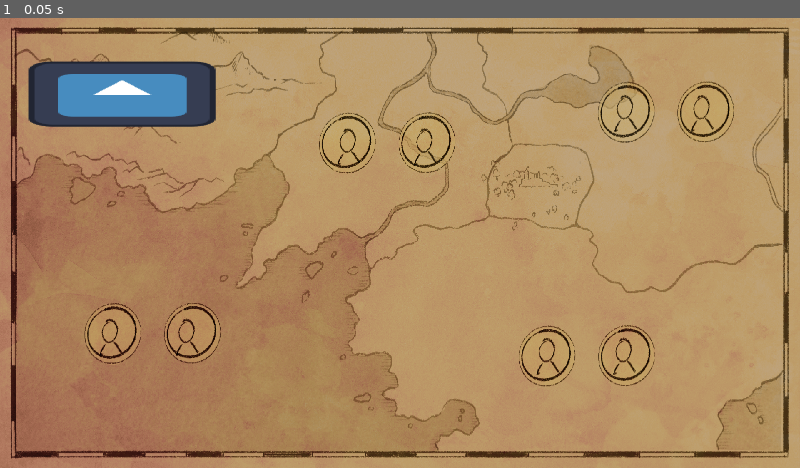
Above: before the commit, frame 1.
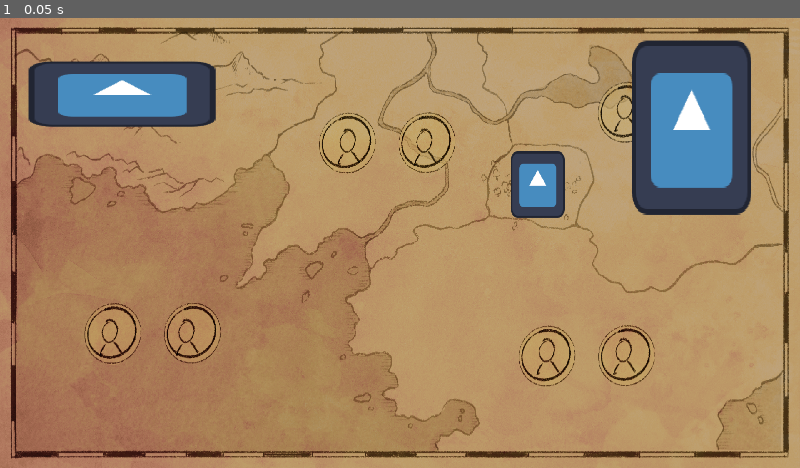
Above: after the commit, the same moment.

Repository: BrownRISDGameDevelopers/suitors-proposal
Game: Godot game, scene res://scenes/Map.tscn
Two runs of this game, one before a commit and one after it. Both use one fixed random seed, a clock stepped at 60 frames per second and the inputs below. This scene is started directly instead of the project's main scene. The engine's default icon, where the game draws it, is replaced by a stand-in: a white triangle on a blue panel in a dark square.
Inputs:
- Up to frame 1 (0.05 s): no input

The runs differ from the first frame. In frame 1, 6.7% of the frame differs, in the area x 63-94%, y 4-45%.

Commit message:
finishing mouse over map

Diff:
--- a/scenes/Map.tscn
+++ b/scenes/Map.tscn
@@ -6,8 +6,6 @@
 [ext_resource type="Resource" uid="uid://c2yol8dyhwt2t" path="res://resources/kingdoms/ForestKingdom.tres" id="4_tm3qm"]
 [ext_resource type="PackedScene" uid="uid://bkrvpxjak31id" path="res://scenes/Popup.tscn" id="5_yyirk"]
 [ext_resource type="Resource" uid="uid://cqga80ifaxij1" path="res://resources/kingdoms/CloudKingdom.tres" id="6_46d0c"]
-[ext_resource type="Resource" uid="uid://bahrmb7eqtk0t" path="res://resources/kingdoms/UndeadKingdom.tres" id="8_46d0c"]
-[ext_resource type="Resource" uid="uid://bc5qvfo24wa4t" path="res://resources/kingdoms/MountainKingdom.tres" id="8_d46yu"]
 [ext_resource type="Resource" uid="uid://b6h0r0aa3q2d3" path="res://resources/kingdoms/UnderwaterKingdom.tres" id="9_hit12"]
 [ext_resource type="Resource" uid="uid://1p3op32gjikr" path="res://resources/kingdoms/OurKingdom.tres" id="10_sdw7q"]
 
@@ -25,7 +23,7 @@
 grow_vertical = 2
 texture = ExtResource("1_5hauk")
 
-[node name="Country1" type="TextureRect" parent="." node_paths=PackedStringArray("popup")]
+[node name="Country1" type="TextureRect" parent="."]
 layout_mode = 0
 offset_left = 69.0
 offset_top = 105.0
@@ -34,9 +32,31 @@
 scale = Vector2(1.01003, 1)
 texture = ExtResource("2_lajc7")
 script = ExtResource("3_xkm8s")
-popup = NodePath("../CanvasLayer")
+kingdom = ExtResource("4_tm3qm")
 
-[node name="CanvasLayer" parent="." instance=ExtResource("5_yyirk")]
+[node name="Country2" type="TextureRect" parent="."]
+layout_mode = 0
+offset_left = 1226.0
+offset_top = 320.0
+offset_right = 1354.0
+offset_bottom = 479.0
+scale = Vector2(1.01003, 1)
+texture = ExtResource("2_lajc7")
+script = ExtResource("3_xkm8s")
+kingdom = ExtResource("10_sdw7q")
+
+[node name="Country3" type="TextureRect" parent="."]
+layout_mode = 0
+offset_left = 1517.0
+offset_top = 54.0
+offset_right = 1800.0
+offset_bottom = 472.0
+scale = Vector2(1.01003, 1)
+texture = ExtResource("2_lajc7")
+script = ExtResource("3_xkm8s")
+kingdom = ExtResource("9_hit12")
+
+[node name="Popup" parent="." instance=ExtResource("5_yyirk")]
 layout_mode = 1
 anchors_preset = 0
 anchor_left = 0.0
@@ -51,80 +71,11 @@
 grow_vertical = 1
 kingdom = ExtResource("6_46d0c")
 
-[node name="CanvasLayer2" parent="." instance=ExtResource("5_yyirk")]
-layout_mode = 1
-anchors_preset = 0
-anchor_left = 0.0
-anchor_top = 0.0
-anchor_right = 0.0
-anchor_bottom = 0.0
-offset_left = 0.0
-offset_top = 0.0
-offset_right = 292.0
-offset_bottom = 158.0
-grow_horizontal = 1
-grow_vertical = 1
-kingdom = ExtResource("4_tm3qm")
-
-[node name="CanvasLayer3" parent="." instance=ExtResource("5_yyirk")]
-layout_mode = 1
-anchors_preset = 0
-anchor_left = 0.0
-anchor_top = 0.0
-anchor_right = 0.0
-anchor_bottom = 0.0
-offset_left = 0.0
-offset_top = 0.0
-offset_right = 292.0
-offset_bottom = 158.0
-grow_horizontal = 1
-grow_vertical = 1
-kingdom = ExtResource("8_d46yu")
-
-[node name="CanvasLayer4" parent="." instance=ExtResource("5_yyirk")]
-layout_mode = 1
-anchors_preset = 0
-anchor_left = 0.0
-anchor_top = 0.0
-anchor_right = 0.0
-anchor_bottom = 0.0
-offset_left = 0.0
-offset_top = 0.0
-offset_right = 292.0
-offset_bottom = 158.0
-grow_horizontal = 1
-grow_vertical = 1
-kingdom = ExtResource("8_46d0c")
-
-[node name="CanvasLayer5" parent="." instance=ExtResource("5_yyirk")]
-layout_mode = 1
-anchors_preset = 0
-anchor_left = 0.0
-anchor_top = 0.0
-anchor_right = 0.0
-anchor_bottom = 0.0
-offset_left = 0.0
-offset_top = 0.0
-offset_right = 292.0
-offset_bottom = 158.0
-grow_horizontal = 1
-grow_vertical = 1
-kingdom = ExtResource("9_hit12")
-
-[node name="CanvasLayer6" parent="." instance=ExtResource("5_yyirk")]
-layout_mode = 1
-anchors_preset = 0
-anchor_left = 0.0
-anchor_top = 0.0
-anchor_right = 0.0
-anchor_bottom = 0.0
-offset_left = 0.0
-offset_top = 0.0
-offset_right = 292.0
-offset_bottom = 158.0
-grow_horizontal = 1
-grow_vertical = 1
-kingdom = ExtResource("10_sdw7q")
-
 [connection signal="mouse_entered" from="Country1" to="Country1" method="_on_mouse_entered"]
 [connection signal="mouse_exited" from="Country1" to="Country1" method="_on_mouse_exited"]
+[connection signal="mouse_entered" from="Country2" to="Country2" method="_on_mouse_entered"]
+[connection signal="mouse_exited" from="Country2" to="Country2" method="_on_mouse_exited"]
+[connection signal="mouse_entered" from="Country3" to="Country3" method="_on_mouse_entered"]
+[connection signal="mouse_exited" from="Country3" to="Country3" method="_on_mouse_exited"]
+[connection signal="hidden" from="Popup" to="Popup" method="_on_hidden"]
+[connection signal="visibility_changed" from="Popup" to="Popup" method="_on_visibility_changed"]
--- a/scripts/country.gd
+++ b/scripts/country.gd
@@ -1,6 +1,7 @@
 extends TextureRect
 
-@export var popup: CountryPopup = null
+@export var kingdom: Kingdom = null
+@onready var popup: CountryPopup = $"../Popup"
 
 # Called when the node enters the scene tree for the first time.
 func _ready() -> void:
@@ -13,6 +14,7 @@
 
 func _on_mouse_entered() -> void:
 	popup.show()
+	popup.kingdom = kingdom
 
 
 func _on_mouse_exited() -> void:
--- a/scripts/country_popup.gd
+++ b/scripts/country_popup.gd
@@ -2,12 +2,25 @@
 
 class_name CountryPopup
 
-@export var kingdom: Kingdom
+@export var kingdom: Kingdom:
+	set(value):
+		updateStats(value)
 
-var bars: Dictionary = {}
+var offset_x: bool = false
+var offset_y: bool = false
 
 # Called when the node enters the scene tree for the first time.
-func updateStats():
+func updateStats(new_kingdom: Kingdom):
+	%Header.text = new_kingdom.name
+
+	var bars = {
+		"mana": {"node": %ManaBar, "value": new_kingdom.mana, "known": new_kingdom.manaKnown},
+		"morale": {"node": %MoraleBar, "value": new_kingdom.morale, "known": new_kingdom.moraleKnown},
+		"military": {"node": %MilitaryBar, "value": new_kingdom.military, "known": new_kingdom.militaryKnown},
+		"resource": {"node": %ResourceBar, "value": new_kingdom.resource, "known": new_kingdom.resourceKnown},
+		"population": {"node": %PopulationBar, "value": new_kingdom.population, "known": new_kingdom.populationKnown}
+	}
+
 	for key in bars.keys():
 		var data = bars[key]
 		data["node"].visible = not data["known"]
@@ -15,30 +28,30 @@
 			data["node"].value = data["value"]
 
 func _ready() -> void:
-	hide()
+	pass
 
-	bars = {
-		"mana": {"node": %ManaBar, "value": kingdom.mana, "known": kingdom.manaKnown},
-		"morale": {"node": %MoraleBar, "value": kingdom.morale, "known": kingdom.moraleKnown},
-		"military": {"node": %MilitaryBar, "value": kingdom.military, "known": kingdom.militaryKnown},
-		"resource": {"node": %ResourceBar, "value": kingdom.resource, "known": kingdom.resourceKnown},
-		"population": {"node": %PopulationBar, "value": kingdom.population, "known": kingdom.populationKnown}
-	}
-
-	%Header.text = kingdom.name
-	updateStats()
 
 # Called every frame. 'delta' is the elapsed time since the previous frame.
 func _process(delta: float) -> void:
 	var mouse_pos = get_viewport().get_mouse_position()
 	# offset
-	mouse_pos -= Vector2(0, size.y)
+	var new_pos = mouse_pos - Vector2(0, size.y)
 
-	print(mouse_pos)
+	if (size.y >= mouse_pos.y) or (offset_x):
+		offset_x = true
+		new_pos += Vector2(0, size.y)
 
-	print(mouse_pos.y, size.y)
+	if ((size.x + mouse_pos.x) >= get_viewport_rect().size.x) or (offset_y):
+		offset_y = true
+		new_pos -= Vector2(size.x, 0)
 
-	if mouse_pos.y > size.y:
-		mouse_pos += Vector2(0, 2 * size.y)
+	position = new_pos
 
-	position = mouse_pos
+
+func _on_visibility_changed() -> void:
+	if visible:
+		set_process(true)
+	else	:
+		set_process(false)
+		offset_x = false
+		offset_y = false
Not shown: 1 places in scenes/Map.tscn that only renumber resources
